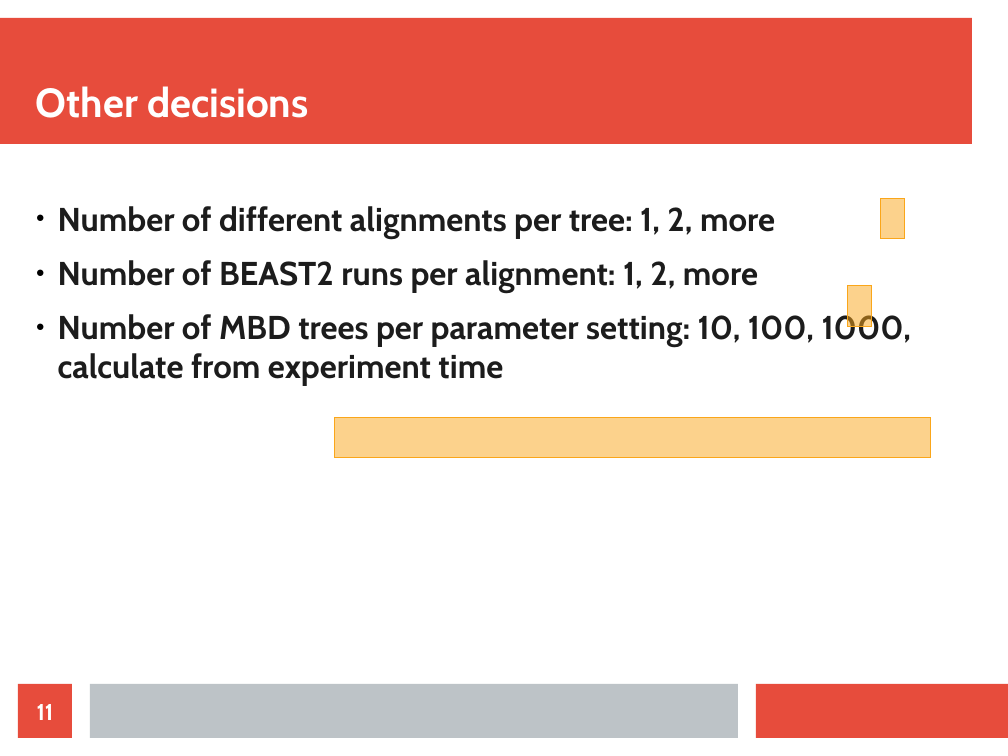
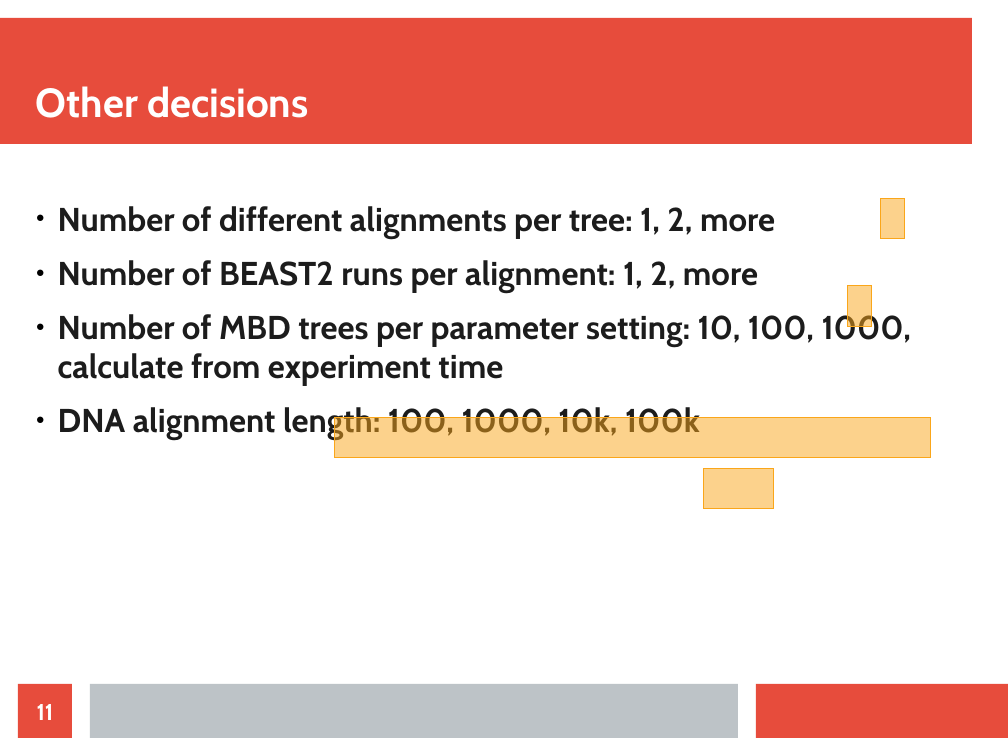
Before and after one commit to richelbilderbeek/razzo, a slide deck: slide 11 of doc/choices.odp. Drawn at 1008x756 pixels with LibreOffice and Linux fonts; fonts in the diff are those of the drawing. Boxes give left, top, right and bottom in pixels: in the first picture for what was removed or moved away, otherwise in the second. Text is boxed around its words. In the diff, an @@ line names an element or a change of style, - is before the commit and + after.

```diff
--- a/doc/choices.odp
+++ b/doc/choices.odp
@@ text at box(58, 405, 700, 440): paragraph added @@
+● DNA alignment length: 100, 1000, 10k, 100k
@@ rectangle added at box(703, 468, 773, 509), fill #FAA61A at 50% opacity, outline #FAA61A 0 pt @@
```
Also in this commit, not shown: 4 other slides changed, 1 other file.
